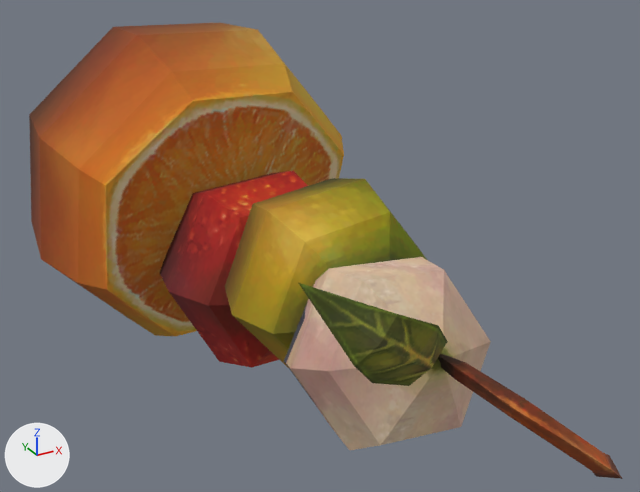
Renders of the OBJ model sceneobjs/zhanchang_fuben_376/zhanchang_fuben_376_shuiguo_01.obj from each side of a commit.
One viewpoint serves both versions: a camera (50 mm lens) standing at (-185.0, -584.0, 184.0) and looking at (14.0, -222.0, 3.0). Lighting does not change. The marker at lower left points along +X, +Y and +Z. Where no turn or scale is listed for an object, it has been applied to the vertices.

Script lines for the objects in view, before the commit:
```python
me_zhanchang_fuben_376_shuiguo_01 = bpy.data.meshes.new('zhanchang_fuben_376_shuiguo_01')
me_zhanchang_fuben_376_shuiguo_01.from_pydata(...)  # 143 vertices, 241 faces; spans x -101.0..89.0, y -424.0..0.0, z -92.0..95.0
me_zhanchang_fuben_376_shuiguo_01.materials.append(mat_material_1)  # picture img_zhanchang_fuben_376_shuiguo_01_png
ob_zhanchang_fuben_376_shuiguo_01 = bpy.data.objects.new('zhanchang_fuben_376_shuiguo_01', me_zhanchang_fuben_376_shuiguo_01)
ob_zhanchang_fuben_376_shuiguo_01.location = (0.0, 0.0, 0.0)
```
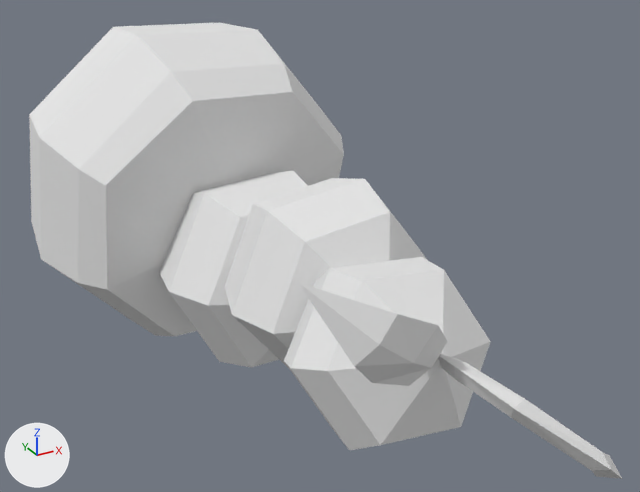
What differs and where, as boxes (x1, y1, x2, y2) in the pictures (640 x 492 px):
'zhanchang_fuben_376_shuiguo_01', recoloured (brown to white)
    both: (29, 23, 622, 479)

The change, as a list of edits to the scene's bpy script:
```text
Add mat_material_1_1:
    mat_material_1_1 = principled_material('material_1')
    mat_material_1_1.base_color = (0.8, 0.8, 0.8)  # white #e7e7e7
    mat_material_1_1.roughness = 1.0
Change me_zhanchang_fuben_376_shuiguo_01:
    where me_zhanchang_fuben_376_shuiguo_01.from_pydata(...)  # 143 vertices, 241 faces; spans x -101.0..89.0, y -424.0..0.0, z -92.0..95.0
    remove me_zhanchang_fuben_376_shuiguo_01.materials.append(mat_material_1)  # picture img_zhanchang_fuben_376_shuiguo_01_png
    add me_zhanchang_fuben_376_shuiguo_01.materials.append(mat_material_1_1)  # white #e7e7e7
```
